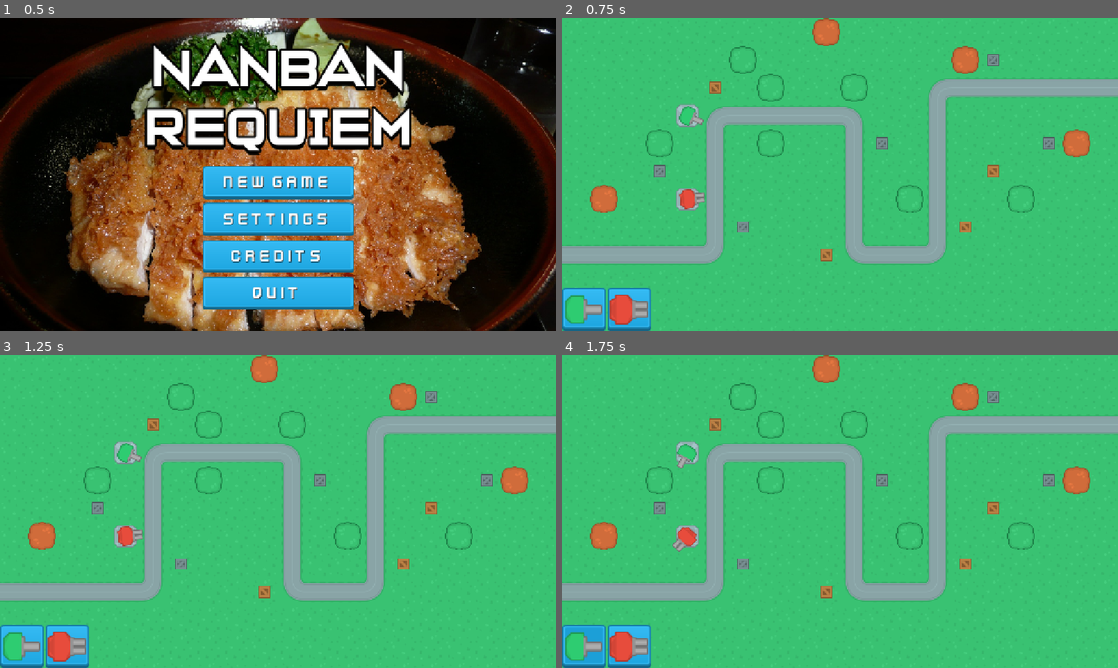
Above: before the commit, frames 1-4 (two rows, left to right).
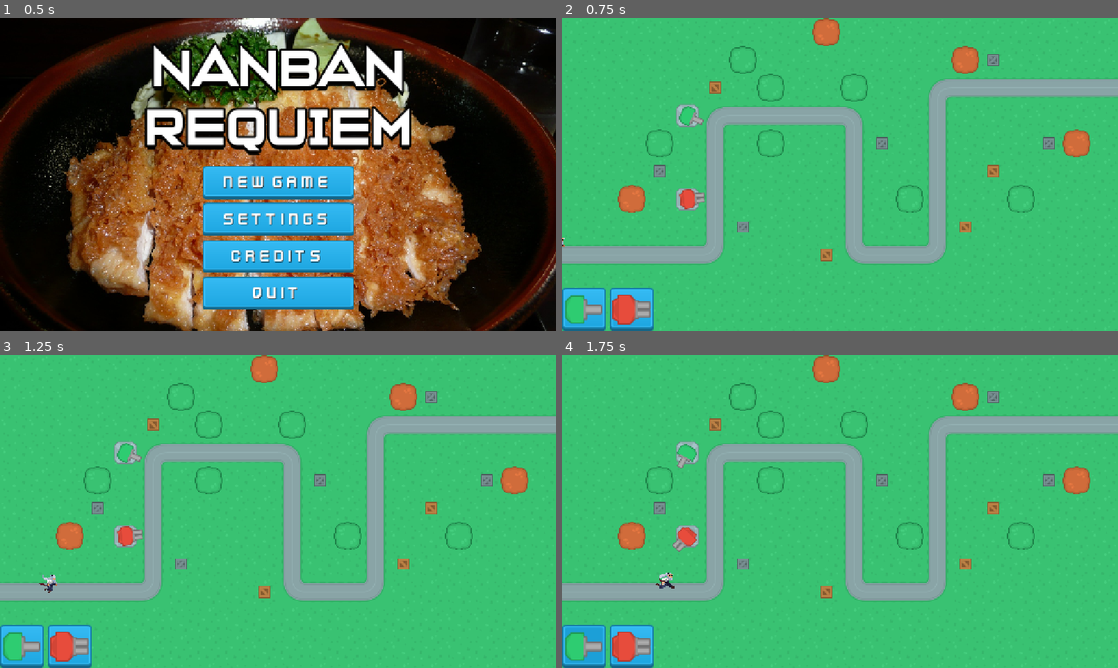
Above: after the commit, the same moments.

Repository: lukeai-tan/nanban-requiem-orbital
Game: Godot game, scene res://SceneHandler.tscn
Same seed, same stepped clock (60 frames per second), same inputs: the game is played once before the commit and once after it.
Inputs (mouse positions are in pixels of both pictures, inside the frame that each line leads up to):
- Up to frame 1 (0.5 s): no input
- Up to frame 2 (0.75 s): click "New Game" at 0.5 s
- Up to frame 3 (1.25 s): no input
- Up to frame 4 (1.75 s): click (584, 646) at 1.25 s

Frame 1 is identical in both runs. In frame 2, 1.1% of the frame differs, in the area x 0-17%, y 53-100%; in frame 3, 1.2%; in frame 4, 1.2%, in the area x 5-21%, y 53-100%.

Commit message:
Towers can now be placed on map

Diff:
--- a/Scenes/Enemies/Samurai.tscn
+++ b/Scenes/Enemies/Samurai.tscn
@@ -262,7 +262,7 @@
 texture_filter = 1
 sprite_frames = SubResource("SpriteFrames_n58dq")
 animation = &"attack"
-frame_progress = 0.907169
+frame_progress = 0.964484
 speed_scale = 2.0
 
 [node name="Hitbox" type="CollisionShape2D" parent="."]
--- a/Scenes/MainScenes/GameScene.gd
+++ b/Scenes/MainScenes/GameScene.gd
@@ -1,10 +1,10 @@
 extends Node2D
-'''
+
 var map_node: Node2D
 var build_mode: bool = false
 var build_valid: bool = false
 var build_location: Vector2
-var build_type: String: Node2D
+var build_type: String
 
 # Called when the node enters the scene tree for the first time.
 # Sets up the scene
@@ -12,22 +12,25 @@
 	# Can turn this into a variable that changes based on selected map
 	# For now we just set it to the only map we have
 	map_node = get_node("Map1")
-	for i in get_tree().get_nodes_in_group("tower_buttons"):
+	for i in get_tree().get_nodes_in_group("tower_options"):
 		# connects signal from pressing respective buttons to call initiate build mode
 		# inputs the tower name associated with the button as the tower_type parameter
-		i.pressed.connect(inititate_build_mode.bind(i.name))
+		i.pressed.connect(initiate_build_mode.bind(i.name))
 
 # constantly update location of tower while in build mode
 # location of tower is based on mouse location
 # eg. when dragging it around the map
-func _process(delta: float):
+func _process(_delta: float):
 	if build_mode:
 		update_tower_preview()
 
 # listen for mouse clicks
 func _unhandled_input(event):
-	# TODO
-	pass
+	if event.is_action_released("ui_cancel") and build_mode == true:
+		cancel_build_mode()
+	if event.is_action_released("ui_accept") and build_mode == true:
+		verify_and_build()
+		cancel_build_mode()
 
 func initiate_build_mode(tower_type):
 	# Base case where build mode is initiated during build mode
@@ -39,8 +42,18 @@
 	get_node("UI").set_tower_preview(build_type, get_global_mouse_position())
 
 func update_tower_preview():
-	# TODO
-	pass
+	var mouse_position = get_global_mouse_position()
+	var current_tile = map_node.get_node("TowerExclusions").local_to_map(mouse_position)
+	var title_position = map_node.get_node("TowerExclusions").map_to_local(current_tile)
+
+	if map_node.get_node("TowerExclusions").get_cell_source_id(current_tile):
+		get_node("UI").update_tower_preview(title_position, "fff")
+		build_valid = true
+		build_location = title_position
+	else:
+		get_node("UI").update_tower_preview(title_position, "000")
+		build_valid = false
+
 
 func cancel_build_mode():
 	build_mode = false
@@ -50,6 +63,7 @@
 # IF build location is valid, instantiate selected tower scene
 # position it at stored tile
 func verify_and_build():
-	# TODO
-	pass
-'''
+	if build_valid:
+		var new_tower = load("res://Scenes/Towers/" + build_type + ".tscn").instantiate()
+		new_tower.position = build_location
+		map_node.get_node("Towers").add_child(new_tower, true)
--- a/Scenes/MainScenes/GameScene.tscn
+++ b/Scenes/MainScenes/GameScene.tscn
@@ -1,7 +1,8 @@
-[gd_scene load_steps=8 format=3 uid="uid://da5itagju6nrx"]
+[gd_scene load_steps=9 format=3 uid="uid://da5itagju6nrx"]
 
 [ext_resource type="Script" uid="uid://c3q2jl86ekc4u" path="res://Scenes/MainScenes/GameScene.gd" id="1_68uyl"]
 [ext_resource type="PackedScene" uid="uid://b1ptux668fjj2" path="res://Scenes/Maps/Map1.tscn" id="1_ianr5"]
+[ext_resource type="Script" uid="uid://nbuf0cmw2nrf" path="res://Scenes/MainScenes/UI.gd" id="3_jem3k"]
 [ext_resource type="Texture2D" uid="uid://ccmbrc832q733" path="res://Assets/UI/Buttons/button_square_depth_gradient.png" id="3_tnagp"]
 [ext_resource type="Texture2D" uid="uid://cecy4rgv45ed" path="res://Assets/UI/Buttons/button_square_flat.png" id="4_o10dm"]
 [ext_resource type="Texture2D" uid="uid://c38f4yytye8ga" path="res://Assets/UI/Buttons/button_square_depth_flat.png" id="5_no243"]
@@ -14,6 +15,7 @@
 [node name="Map1" parent="." instance=ExtResource("1_ianr5")]
 
 [node name="UI" type="CanvasLayer" parent="."]
+script = ExtResource("3_jem3k")
 
 [node name="HUD" type="Control" parent="UI"]
 layout_mode = 3
@@ -22,6 +24,7 @@
 anchor_bottom = 1.0
 grow_horizontal = 2
 grow_vertical = 2
+mouse_filter = 2
 
 [node name="BuildBar" type="HBoxContainer" parent="UI/HUD"]
 layout_direction = 2
@@ -33,8 +36,9 @@
 offset_top = -100.0
 grow_horizontal = 2
 grow_vertical = 0
+theme_override_constants/separation = 10
 
-[node name="RangedTower1" type="TextureButton" parent="UI/HUD/BuildBar"]
+[node name="RangedTower1" type="TextureButton" parent="UI/HUD/BuildBar" groups=["tower_options"]]
 custom_minimum_size = Vector2(100, 100)
 layout_mode = 2
 size_flags_horizontal = 0
@@ -53,7 +57,7 @@
 grow_vertical = 2
 texture = ExtResource("6_o10dm")
 
-[node name="RangedTower2" type="TextureButton" parent="UI/HUD/BuildBar"]
+[node name="RangedTower2" type="TextureButton" parent="UI/HUD/BuildBar" groups=["tower_options"]]
 custom_minimum_size = Vector2(100, 100)
 layout_mode = 2
 size_flags_horizontal = 0
--- /dev/null
+++ b/Scenes/MainScenes/UI.gd
@@ -0,0 +1,17 @@
+extends CanvasLayer
+
+func set_tower_preview(tower_type, mouse_position):
+	var drag_tower = load("res://Scenes/Towers/" + tower_type + ".tscn").instantiate()
+	drag_tower.set_name("DragTower")
+	drag_tower.modulate = Color("ad54ff")
+	var control = Control.new()
+	control.add_child(drag_tower, true)
+	control.set_position(mouse_position)
+	control.set_name("TowerPreview")
+	add_child(control, true)
+	move_child(get_node("TowerPreview"), 0)
+
+func update_tower_preview(new_position, color):
+	get_node("TowerPreview").set_position(new_position)
+	if get_node("TowerPreview/DragTower").modulate != Color(color):
+		get_node("TowerPreview/DragTower").modulate = Color(color)
--- a/Scenes/Maps/Map1.tscn
+++ b/Scenes/Maps/Map1.tscn
@@ -25,7 +25,7 @@
 tile_set = ExtResource("2_3atk3")
 
 [node name="TowerExclusions" type="TileMapLayer" parent="."]
-tile_map_data = PackedByteArray("AAADAAQAAAAAAAAAAAAGAAEAAAA …(240 unchanged characters)… AAAAAAAAHAAQAAAAAAAAAAAAHAAIAAAAAAAAAAAABAAYAAQAAAAAAAAA=")
+tile_map_data = PackedByteArray("AAADAAQAAAAAAAAAAAAGAAEAAAA …(240 unchanged characters)… AAAAAAAAHAAQAAAAAAAAAAAAHAAIAAAAAAAAAAAACAAYAAQAAAAAAAAA=")
 tile_set = ExtResource("3_bp0wf")
 
 [node name="Towers" type="Node2D" parent="."]
@@ -45,6 +45,5 @@
 script = ExtResource("6_ufnsk")
 
 [node name="Samurai" parent="Path2D/PathFollow2D" instance=ExtResource("7_g86u4")]
-visible = false
 position = Vector2(-2.11979, -45.9946)
 scale = Vector2(1.5, 1.5)
--- a/project.godot
+++ b/project.godot
@@ -26,6 +26,23 @@
 
 project/assembly_name="Nanban Requiem"
 
+[input]
+
+ui_accept={
+"deadzone": 0.5,
+"events": [Object(InputEventKey,"resource_local_to_scene":false,"resource_name":"","device":0,"window_id":0,"alt_pressed":false,"shift_pressed":false,"ctrl_pressed":false,"meta_pressed":false,"pressed":false,"keycode":4194309,"physical_keycode":0,"key_label":0,"unicode":0,"location":0,"echo":false,"script":null)
+, Object(InputEventKey,"resource_local_to_scene":false,"resource_name":"","device":0,"window_id":0,"alt_pressed":false,"shift_pressed":false,"ctrl_pressed":false,"meta_pressed":false,"pressed":false,"keycode":4194310,"physical_keycode":0,"key_label":0,"unicode":0,"location":0,"echo":false,"script":null)
+, Object(InputEventKey,"resource_local_to_scene":false,"resource_name":"","device":0,"window_id":0,"alt_pressed":false,"shift_pressed":false,"ctrl_pressed":false,"meta_pressed":false,"pressed":false,"keycode":32,"physical_keycode":0,"key_label":0,"unicode":32,"location":0,"echo":false,"script":null)
+, Object(InputEventMouseButton,"resource_local_to_scene":false,"resource_name":"","device":-1,"window_id":0,"alt_pressed":false,"shift_pressed":false,"ctrl_pressed":false,"meta_pressed":false,"button_mask":0,"position":Vector2(0, 0),"global_position":Vector2(0, 0),"factor":1.0,"button_index":1,"canceled":false,"pressed":false,"double_click":false,"script":null)
+]
+}
+ui_cancel={
+"deadzone": 0.5,
+"events": [Object(InputEventKey,"resource_local_to_scene":false,"resource_name":"","device":0,"window_id":0,"alt_pressed":false,"shift_pressed":false,"ctrl_pressed":false,"meta_pressed":false,"pressed":false,"keycode":4194305,"physical_keycode":0,"key_label":0,"unicode":0,"location":0,"echo":false,"script":null)
+, Object(InputEventMouseButton,"resource_local_to_scene":false,"resource_name":"","device":-1,"window_id":0,"alt_pressed":false,"shift_pressed":false,"ctrl_pressed":false,"meta_pressed":false,"button_mask":0,"position":Vector2(0, 0),"global_position":Vector2(0, 0),"factor":1.0,"button_index":2,"canceled":false,"pressed":false,"double_click":false,"script":null)
+]
+}
+
 [rendering]
 
 renderer/rendering_method="gl_compatibility"
Not shown, added: Scenes/MainScenes/UI.gd.uid
